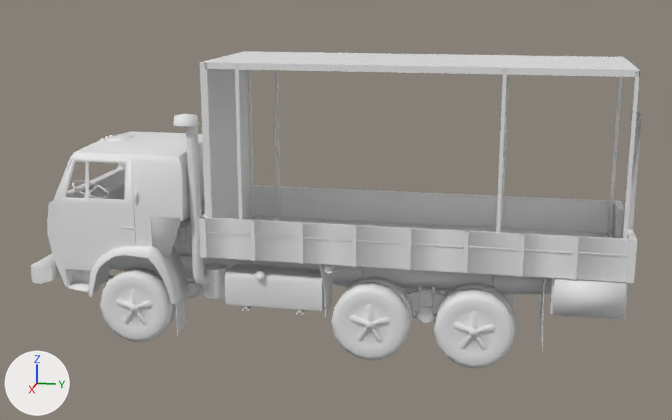
Before and after pictures for a commit that changed the COLLADA model objects3d/truck_arab8.dae.
Rendered twice from a 50 mm camera at (155.7, 33.3, 61.1) aimed at (0.3, 2.3, 22.2). Lighting does not change. The marker at lower left points along +X, +Y and +Z. Where no turn or scale is listed for an object, it has been applied to the vertices. Vertices at the same position are counted once.

Names of what the first picture shows: 'body', 'wheel004', 'wheel006', 'wheel1'.
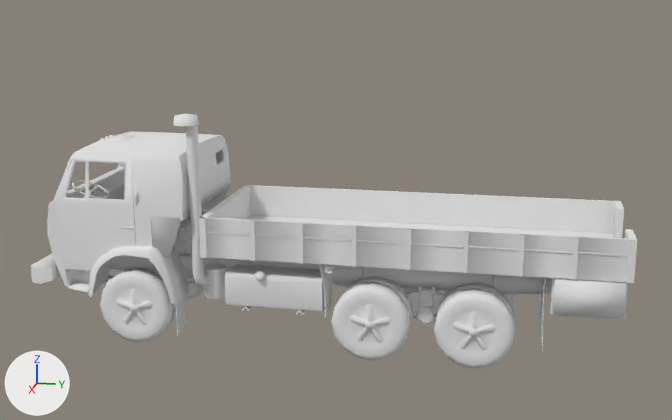
Commit message: removed rooftop

Location of each change, (x1, y1, x2, y2) in pixels of the pictures (672 x 420 px):
'body', reshaped (21% shorter): before (31, 51, 642, 350); after (31, 114, 637, 350)
part 1 of me_bodymesh, deleted: before (235, 64, 280, 221)
part 2 of me_bodymesh, deleted: before (200, 51, 640, 218)
part 3 of me_bodymesh, deleted: before (608, 71, 640, 239)
part 4 of me_bodymesh, deleted: before (496, 70, 509, 232)
part 5 of me_bodymesh, deleted: before (203, 65, 254, 219)
part 6 of me_bodymesh, deleted: before (622, 105, 642, 238)

Diff of the bpy script that builds the scene:
```diff
--- a/objects3d/truck_arab8.dae.py
+++ b/objects3d/truck_arab8.dae.py
@@ me_bodymesh @@
 me_bodymesh.from_pydata(...)  # 4775 vertices, 7971 faces; spans x -0.032..0.032, y -0.114..0.109, z 0.004..0.107
 # used by ob_body; location = (0.0, 0.0, 0.0); rotation_euler = (0.0, 0.0, -3.142), in degrees (0, 0, -180); scale = (452.0, 452.0, 452.0)
 # verts and faces of me_bodymesh; kept vertices keep their numbers, new ones are numbered from 4775
 # before: 541 (0.0, -0.114, 0.039), 2052 (-0.015, -0.114, 0.039), 2055 (0.015, -0.114, 0.039), 4119 (-0.005, -0.114, 0.088) at pixel (637, 118), 4120 (-0.015, -0.114, 0.091) at pixel (641, 115)
 # before: 4121 (-0.005, -0.114, 0.083) at pixel (636, 133), 4122 (0.0, -0.114, 0.083) at pixel (635, 131), 4123 (0.005, -0.114, 0.083), 4124 (0.015, -0.114, 0.091) at pixel (632, 104), 4125 (0.005, -0.114, 0.088)
 # before: 4126 (0.0, -0.114, 0.091) at pixel (636, 109), 4127 (0.0, -0.114, 0.088) at pixel (636, 116)
+# me_bodymesh part 1: the loose piece of 16 vertices spanning x -0.027..0.028, y 0.025..0.026, z 0.037..0.107 is deleted
+# me_bodymesh part 2: the loose piece of 16 vertices spanning x -0.027..0.028, y -0.111..0.039, z 0.048..0.107 is deleted
+# me_bodymesh part 3: the loose piece of 16 vertices spanning x -0.027..0.028, y -0.111..-0.109, z 0.037..0.107 is deleted
+# me_bodymesh part 4: the loose piece of 16 vertices spanning x -0.027..0.028, y -0.068..-0.067, z 0.037..0.107 is deleted
+# me_bodymesh part 5: the loose piece of 16 vertices spanning x -0.027..0.028, y 0.036..0.038, z 0.037..0.107 is deleted
+# me_bodymesh part 6
+delete_vertices([*range(4119, 4128)])  # with the faces that use them
 me_bodymesh.materials.append(mat_material__27)
```
